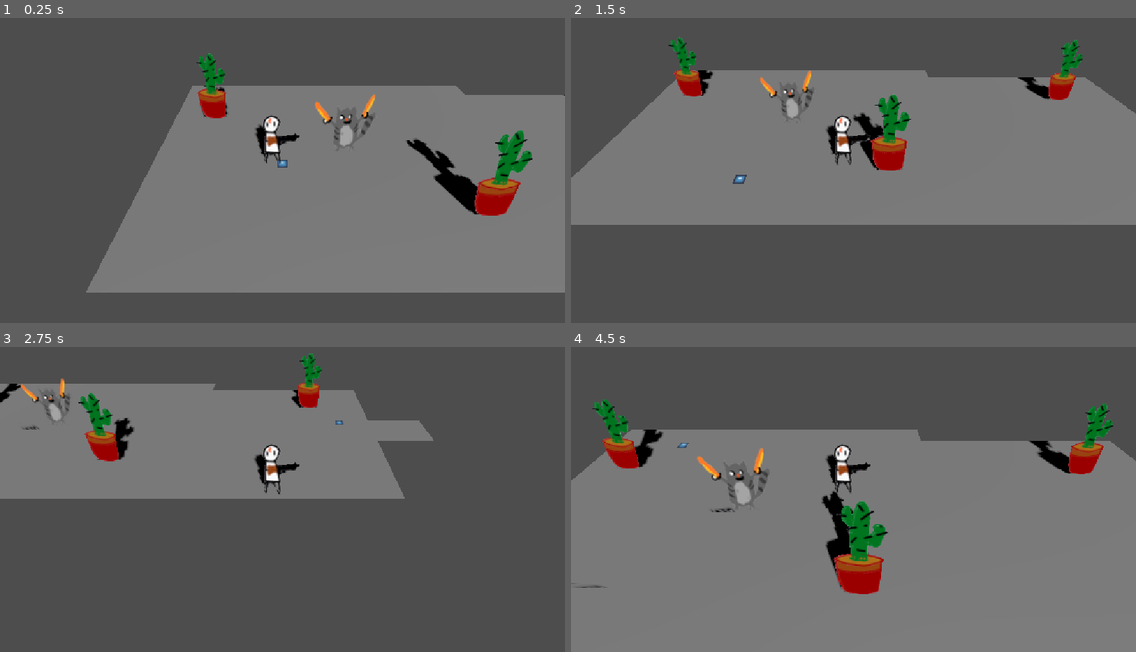
Above: before the commit, frames 1-4 (two rows, left to right).
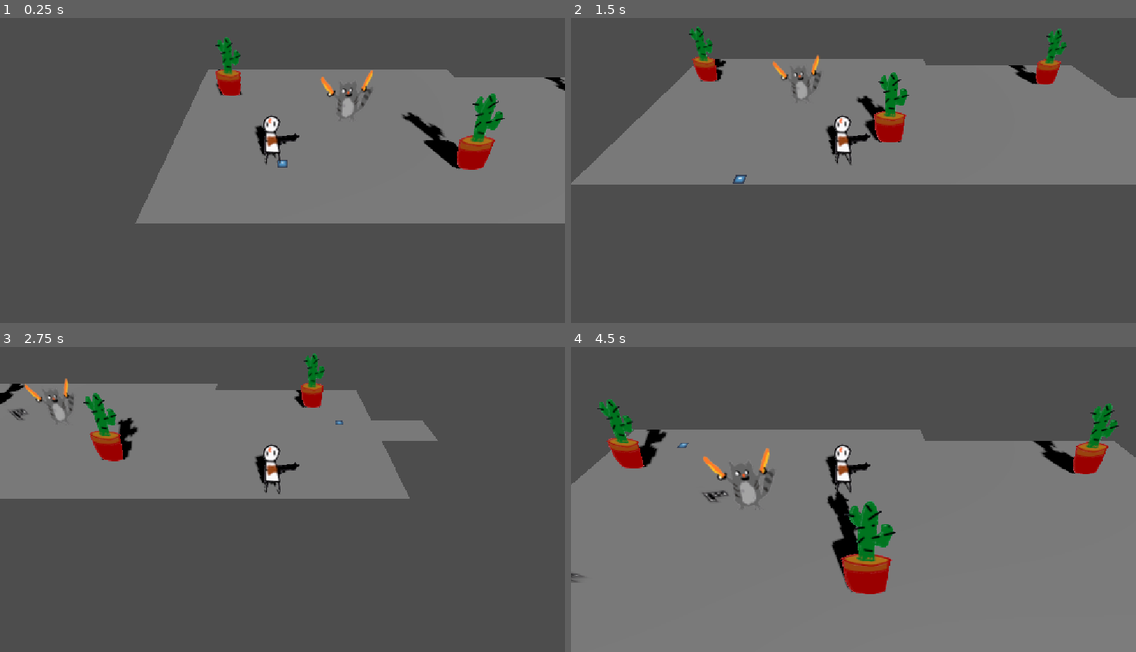
Above: after the commit, the same moments.

Repository: gmuGADIG/DEADSHOT
Game: Godot game, scene res://test_scenes/demo1/demo_a.tscn
Two runs of this game, one before a commit and one after it. Both use one fixed random seed, a clock stepped at 60 frames per second and the inputs below. This scene is started directly instead of the project's main scene. The engine's default icon, where the game draws it, is replaced by a stand-in: a white triangle on a blue panel in a dark square.
Inputs (mouse positions are in pixels of both pictures, inside the frame that each line leads up to):
- Up to frame 1 (0.25 s): no input
- Up to frame 2 (1.5 s): tap Enter at 0.5 s; move the mouse to (977, 149) at 0.52 s; hold D (move_right) 0.53-1.28 s; click (977, 149) at 0.6 s; move the mouse to (740, 179) at 1.27 s; hold S (move_down) from 1.28 s (still down); tap E (interact) at 1.35 s
- Up to frame 3 (2.75 s): move the mouse to (339, 423) at 2.02 s; release S (move_down) at 2.03 s; hold D (move_right) from 2.03 s (still down); tap Space (roll) at 2.1 s
- Up to frame 4 (4.5 s): move the mouse to (825, 557) at 2.77 s; release D (move_right) at 2.78 s; hold W (move_up) 2.78-3.53 s; click (825, 557) at 2.85 s; move the mouse to (1023, 542) at 3.52 s; hold E (interact) 3.53-4.28 s; hold A (move_left) from 3.53 s (still down); move the mouse to (684, 444) at 4.27 s; tap Space (roll) at 4.35 s

The runs differ from the first frame. In frame 1, 28% of the frame differs, in the area x 15-100%, y 6-91%; in frame 2, 21%; in frame 3, 2.0%; in frame 4, 4.5%.

Commit message:
Added selective collision to bullets

Diff:
--- a/world/enemy/Enemy Bullets/enemy_bullet.gd
+++ b/world/enemy/Enemy Bullets/enemy_bullet.gd
@@ -14,7 +14,8 @@
 
 # if hits player or terrain, despawn
 func _on_area_3d_body_entered(body: Node3D) -> void:
-	pass
+	# Deal damage to player
+	queue_free()
 
 func _on_timer_timeout() -> void:
 	queue_free()
--- a/world/enemy/Enemy Bullets/enemy_bullet.tscn
+++ b/world/enemy/Enemy Bullets/enemy_bullet.tscn
@@ -15,6 +15,7 @@
 texture = ExtResource("1_ydd17")
 
 [node name="Area3D" type="Area3D" parent="."]
+collision_mask = 6
 
 [node name="CollisionShape3D" type="CollisionShape3D" parent="Area3D"]
 transform = Transform3D(-4.371139e-08, -1, 0, -4.371139e-08, 1.9106855e-15, -1, 1, -4.371139e-08, -4.371139e-08, 0, 0, 0)
--- a/world/enemy/base/enemy_base.gd
+++ b/world/enemy/base/enemy_base.gd
@@ -19,7 +19,7 @@
 		bullet_reference.set_speed(fire_rate);
 		bullet_reference.set_target(Vector3(-1, 0, 1))
 		add_sibling(bullet_reference)
-		bullet_reference.global_position = global_position
+		bullet_reference.global_position = global_position + Vector3(0, 1, 0)
 		shooting = true
 
 func _on_timer_timeout() -> void:
--- a/world/levels/level_base.tscn
+++ b/world/levels/level_base.tscn
@@ -18,12 +18,14 @@
 [node name="Floor" parent="World" instance=ExtResource("1_8hxjk")]
 
 [node name="temp_Floor2" parent="World" instance=ExtResource("2_xskwq")]
+collision_layer = 5
 
 [node name="EntryPoints" type="Node3D" parent="."]
 script = ExtResource("2_rsarx")
 
 [node name="Player" parent="." instance=ExtResource("2_nnb1h")]
-transform = Transform3D(1, 0, 0, 0, 1, 0, 0, 0, 1, -2.53553, 4.7683716e-07, 0.9444761)
+transform = Transform3D(1, 0, 0, 0, 1, 0, 0, 0, 1, -3, 0, 3)
+collision_layer = 3
 
 [node name="UI" type="Control" parent="."]
 layout_mode = 3
